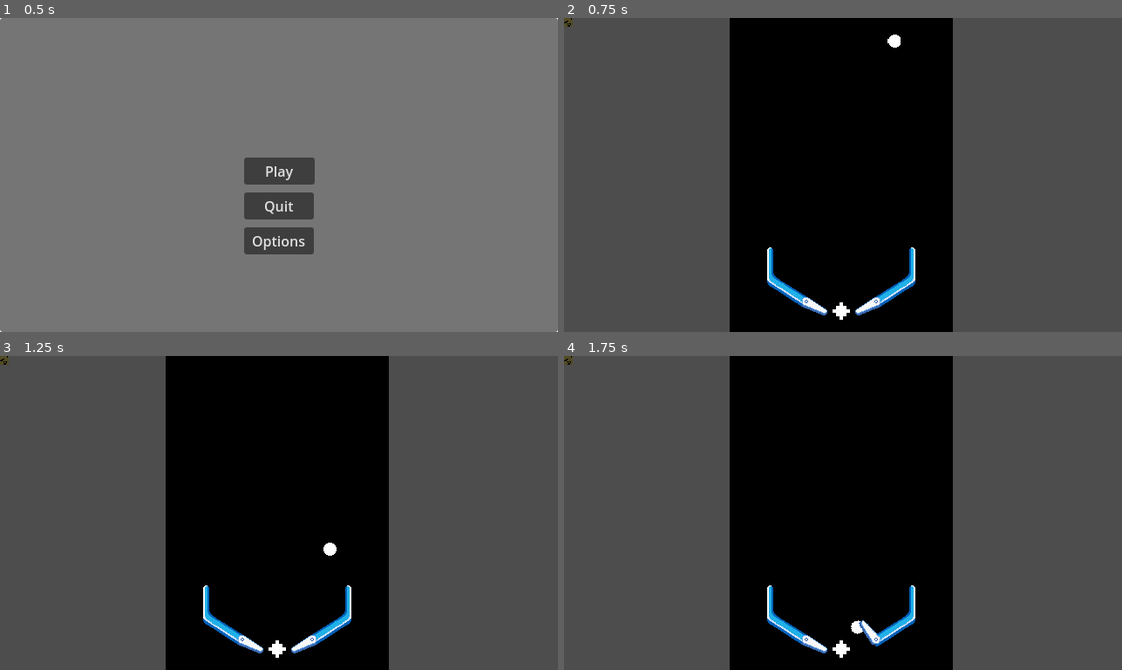
Above: before the commit, frames 1-4 (two rows, left to right).
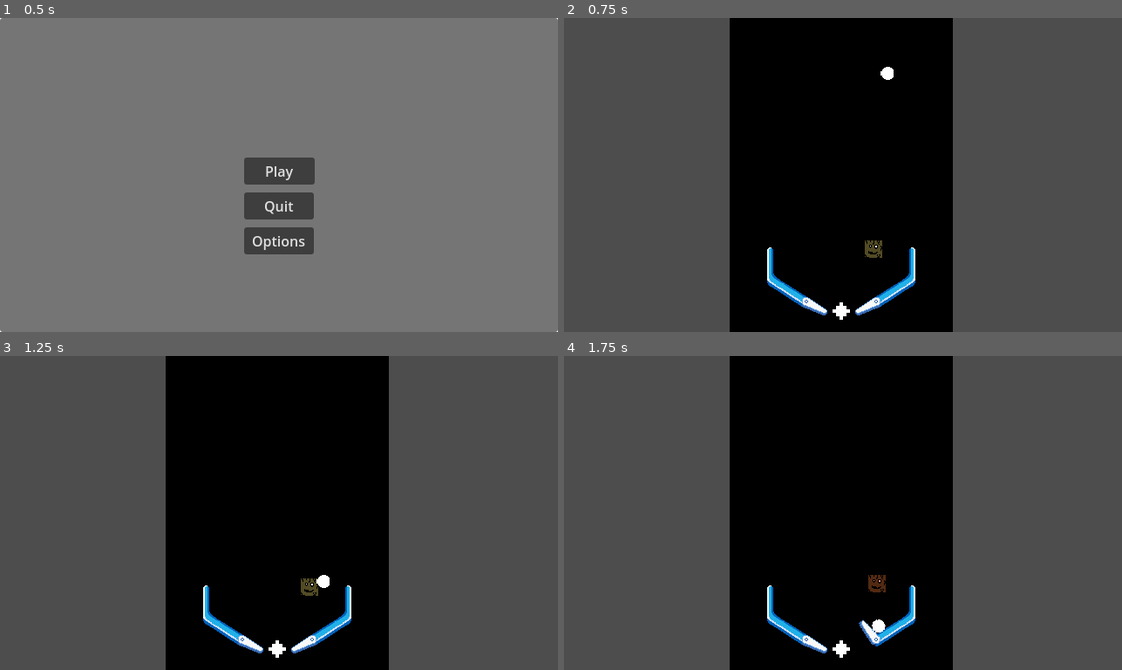
Above: after the commit, the same moments.

Repository: FrancescoDefulgentiis/P.A.L.L.E.
Game: Godot game, scene res://scenes/mainMenu.tscn
The game is run twice, just before and just after one commit, with the same random seed, the same clock (stepped at 60 frames per second) and the same inputs.
Inputs:
- Up to frame 1 (0.5 s): no input
- Up to frame 2 (0.75 s): click "Play" at 0.5 s
- Up to frame 3 (1.25 s): no input
- Up to frame 4 (1.75 s): hold D (flip_right) from 1.28 s (still down)

Frame 1 is identical in both runs. In frame 2, 0.3% of the frame differs, in the area x 0-61%, y 0-77%; in frame 3, 0.3%; in frame 4, 0.3%.

Commit message:
now the mob spawns correctly, it receives hits, and animates correctly, the ball also spawns, and when you press esc the menu appears to close the game. also, the game is now FULLSCREEN

Diff:
--- a/p.a.l.l.e/p.a.l.l.e/project.godot
+++ b/p.a.l.l.e/p.a.l.l.e/project.godot
@@ -19,6 +19,8 @@
 
 window/size/viewport_width=640
 window/size/viewport_height=360
+window/size/mode=3
+window/size/borderless=true
 window/stretch/mode="viewport"
 
 [input]
--- a/p.a.l.l.e/p.a.l.l.e/scenes/PinballTable.tscn
+++ b/p.a.l.l.e/p.a.l.l.e/scenes/PinballTable.tscn
@@ -1,12 +1,9 @@
-[gd_scene load_steps=10 format=3 uid="uid://7osi2chp26to"]
+[gd_scene load_steps=7 format=3 uid="uid://7osi2chp26to"]
 
 [ext_resource type="Script" uid="uid://dhtuy8ev1kesh" path="res://scripts/PinballTable.gd" id="1_6o3j1"]
 [ext_resource type="PackedScene" uid="uid://dkk3te7t3s4c" path="res://scenes/walls.tscn" id="2_vbfb2"]
-[ext_resource type="PackedScene" uid="uid://dcs8k6sstu833" path="res://scenes/p.a.l.l.a.tscn" id="3_bncum"]
 [ext_resource type="PackedScene" uid="uid://b5y4p7xpi2vwx" path="res://scenes/flipper.tscn" id="4_kgeu3"]
-[ext_resource type="Script" uid="uid://dkovfig0383ws" path="res://scripts/p.a.l.l.a.gd" id="4_wpntk"]
 [ext_resource type="Script" uid="uid://dvh7dfa2xl7s7" path="res://scripts/FlipperRight.gd" id="5_vbfb2"]
-[ext_resource type="PackedScene" uid="uid://do21sdv85wbe6" path="res://scenes/mob001.tscn" id="6_bncum"]
 [ext_resource type="Script" uid="uid://bgvgbihl4gh4u" path="res://Sprites/killzone.gd" id="8_s6vjb"]
 
 [sub_resource type="SegmentShape2D" id="SegmentShape2D_0manr"]
@@ -19,12 +16,6 @@
 [node name="Wall" parent="." instance=ExtResource("2_vbfb2")]
 position = Vector2(318, 170)
 
-[node name="palla" parent="." groups=["ball"] instance=ExtResource("3_bncum")]
-position = Vector2(379, 14)
-collision_mask = 15
-mass = 1.0
-script = ExtResource("4_wpntk")
-
 [node name="FlipperLeft" parent="." instance=ExtResource("4_kgeu3")]
 position = Vector2(278, 325)
 scale = Vector2(0.1, 0.1)
@@ -34,18 +25,17 @@
 scale = Vector2(-0.1, 0.1)
 script = ExtResource("5_vbfb2")
 
-[node name="Mob001" parent="." instance=ExtResource("6_bncum")]
-collision_layer = 8
-
-[node name="Killzone" type="Area2D" parent="." node_paths=PackedStringArray("respawn_point", "ball")]
+[node name="Killzone" type="Area2D" parent="." node_paths=PackedStringArray("respawn_point")]
 script = ExtResource("8_s6vjb")
-respawn_point = NodePath("../SpawnPoint")
-ball = NodePath("../palla")
+respawn_point = NodePath("../BallSpawnPoint")
 
 [node name="CollisionShape2D" type="CollisionShape2D" parent="Killzone"]
 shape = SubResource("SegmentShape2D_0manr")
 
-[node name="SpawnPoint" type="Node2D" parent="."]
+[node name="BallSpawnPoint" type="Node2D" parent="."]
 position = Vector2(371, 51)
 
+[node name="Mob001SpawnPoint" type="Node2D" parent="."]
+position = Vector2(355, 265)
+
 [connection signal="body_entered" from="Killzone" to="Killzone" method="_on_body_entered"]
--- a/p.a.l.l.e/p.a.l.l.e/scenes/mob001.tscn
+++ b/p.a.l.l.e/p.a.l.l.e/scenes/mob001.tscn
@@ -1,71 +1,43 @@
-[gd_scene load_steps=7 format=3 uid="uid://do21sdv85wbe6"]
+[gd_scene load_steps=6 format=3 uid="uid://do21sdv85wbe6"]
 
 [ext_resource type="Script" uid="uid://bwb0n2vcdmkam" path="res://scripts/mob001.gd" id="1_1rnwn"]
 [ext_resource type="Texture2D" uid="uid://dn5q18sodivip" path="res://Sprites/mob001.png" id="2_mmanm"]
-
-[sub_resource type="Animation" id="Animation_1rnwn"]
-length = 0.001
-tracks/0/type = "value"
-tracks/0/imported = false
-tracks/0/enabled = true
-tracks/0/path = NodePath(".:position")
-tracks/0/interp = 1
-tracks/0/loop_wrap = true
-tracks/0/keys = {
-"times": PackedFloat32Array(0),
-"transitions": PackedFloat32Array(1),
-"update": 0,
-"values": [Vector2(0, 0)]
-}
-tracks/1/type = "value"
-tracks/1/imported = false
-tracks/1/enabled = true
-tracks/1/path = NodePath("Mob001:modulate")
-tracks/1/interp = 1
-tracks/1/loop_wrap = true
-tracks/1/keys = {
-"times": PackedFloat32Array(0),
-"transitions": PackedFloat32Array(1),
-"update": 0,
-"values": [Color(1, 1, 1, 1)]
-}
 
 [sub_resource type="Animation" id="Animation_4xldh"]
 resource_name = "hit"
 tracks/0/type = "value"
 tracks/0/imported = false
 tracks/0/enabled = true
-tracks/0/path = NodePath(".:position")
+tracks/0/path = NodePath("AnimationOffset/enemy/Mob001:modulate")
 tracks/0/interp = 1
 tracks/0/loop_wrap = true
 tracks/0/keys = {
+"times": PackedFloat32Array(0.0333333, 0.33, 1),
+"transitions": PackedFloat32Array(1, 1, 1),
+"update": 0,
+"values": [Color(1, 1, 1, 1), Color(1, 0.425788, 0.357085, 1), Color(1, 1, 1, 1)]
+}
+tracks/1/type = "value"
+tracks/1/imported = false
+tracks/1/enabled = true
+tracks/1/path = NodePath("AnimationOffset/enemy:position")
+tracks/1/interp = 1
+tracks/1/loop_wrap = true
+tracks/1/keys = {
 "times": PackedFloat32Array(0, 0.25, 0.33, 0.5, 0.66, 0.75, 1),
 "transitions": PackedFloat32Array(1, 1, 1, 1, 1, 1, 1),
 "update": 0,
 "values": [Vector2(0, 0), Vector2(-5, -5), Vector2(-5, 5), Vector2(5, -5), Vector2(5, 5), Vector2(5, -5), Vector2(0, 0)]
 }
-tracks/1/type = "value"
-tracks/1/imported = false
-tracks/1/enabled = true
-tracks/1/path = NodePath("Mob001:modulate")
-tracks/1/interp = 1
-tracks/1/loop_wrap = true
-tracks/1/keys = {
-"times": PackedFloat32Array(0.0333333, 0.33, 1),
-"transitions": PackedFloat32Array(1, 1, 1),
-"update": 0,
-"values": [Color(1, 1, 1, 1), Color(1, 0.425788, 0.357085, 1), Color(1, 1, 1, 1)]
-}
 
 [sub_resource type="AnimationLibrary" id="AnimationLibrary_tn846"]
 _data = {
-&"RESET": SubResource("Animation_1rnwn"),
 &"hit": SubResource("Animation_4xldh")
 }
 
 [sub_resource type="RectangleShape2D" id="RectangleShape2D_2b2dd"]
 
-[node name="Node2D" type="Area2D"]
+[node name="Mob001" type="Node2D"]
 script = ExtResource("1_1rnwn")
 
 [node name="AnimationPlayer" type="AnimationPlayer" parent="."]
@@ -73,13 +45,17 @@
 &"": SubResource("AnimationLibrary_tn846")
 }
 
-[node name="CollisionShape2D" type="CollisionShape2D" parent="."]
+[node name="AnimationOffset" type="Node2D" parent="."]
+
+[node name="enemy" type="Area2D" parent="AnimationOffset"]
+
+[node name="CollisionShape2D" type="CollisionShape2D" parent="AnimationOffset/enemy"]
 visible = false
 shape = SubResource("RectangleShape2D_2b2dd")
 
-[node name="Mob001" type="Sprite2D" parent="."]
+[node name="Mob001" type="Sprite2D" parent="AnimationOffset/enemy"]
 position = Vector2(0, 1.13687e-13)
 scale = Vector2(0.1, 0.1)
 texture = ExtResource("2_mmanm")
 
-[connection signal="body_entered" from="." to="." method="_on_body_entered"]
+[connection signal="body_entered" from="AnimationOffset/enemy" to="." method="_on_enemy_body_entered"]
--- a/p.a.l.l.e/p.a.l.l.e/scenes/p.a.l.l.a.tscn
+++ b/p.a.l.l.e/p.a.l.l.e/scenes/p.a.l.l.a.tscn
@@ -5,8 +5,8 @@
 [sub_resource type="CircleShape2D" id="CircleShape2D_sjqak"]
 radius = 8.0
 
-[node name="Node2D" type="RigidBody2D"]
-collision_mask = 7
+[node name="Node2D" type="RigidBody2D" groups=["ball"]]
+collision_mask = 15
 mass = 0.4
 continuous_cd = 2
 
--- a/p.a.l.l.e/p.a.l.l.e/scripts/PinballTable.gd
+++ b/p.a.l.l.e/p.a.l.l.e/scripts/PinballTable.gd
@@ -2,6 +2,26 @@
 
 @onready var left_flipper = $FlipperLeft
 @onready var right_flipper = $FlipperRight
+
+@onready var ball_spawn_point: Node2D = $BallSpawnPoint
+@onready var mob001_spawn_point: Node2D = $Mob001SpawnPoint
+
+var menu_scene: PackedScene = preload("res://scenes/mainMenu.tscn")
+var menu_instance: Control = null
+var palla: PackedScene = preload("res://scenes/p.a.l.l.a.tscn")
+var mob001: PackedScene = preload("res://scenes/mob001.tscn")
+
+func _ready() -> void:
+	var enemy_instance = mob001.instantiate()
+	enemy_instance.position = mob001_spawn_point.global_position
+	add_child(enemy_instance)
+	print("enemy instantiated")
+
+	var palla_instance = palla.instantiate()
+	palla_instance.position = ball_spawn_point.global_position
+	add_child(palla_instance)
+	print("palla instantiated")
+
 
 func _unhandled_input(event: InputEvent) -> void:
 	if event.is_action_pressed("flip_left"):
@@ -13,3 +33,15 @@
 		right_flipper.upFlip()
 	elif event.is_action_released("flip_right"):
 		right_flipper.downFlip()
+
+	if event.is_action_pressed("ui_cancel"):
+		toggle_menu()
+
+
+func toggle_menu() -> void:
+	if menu_instance == null:
+		menu_instance = menu_scene.instantiate()
+		add_child(menu_instance)
+	else:
+		menu_instance.queue_free()
+		menu_instance = null
--- a/p.a.l.l.e/p.a.l.l.e/scripts/mob001.gd
+++ b/p.a.l.l.e/p.a.l.l.e/scripts/mob001.gd
@@ -1,4 +1,4 @@
-extends Area2D
+extends Node2D
 
 var hit_count: int = 0
 const MAX_HITS: int = 3
@@ -8,7 +8,7 @@
 func _ready() -> void:
 	pass
 
-func _on_body_entered(body: Node2D) -> void:
+func _on_enemy_body_entered(body: Node2D) -> void:
 	if body.is_in_group("ball"):
 		hit_count += 1
 		animation_player.play("hit")
